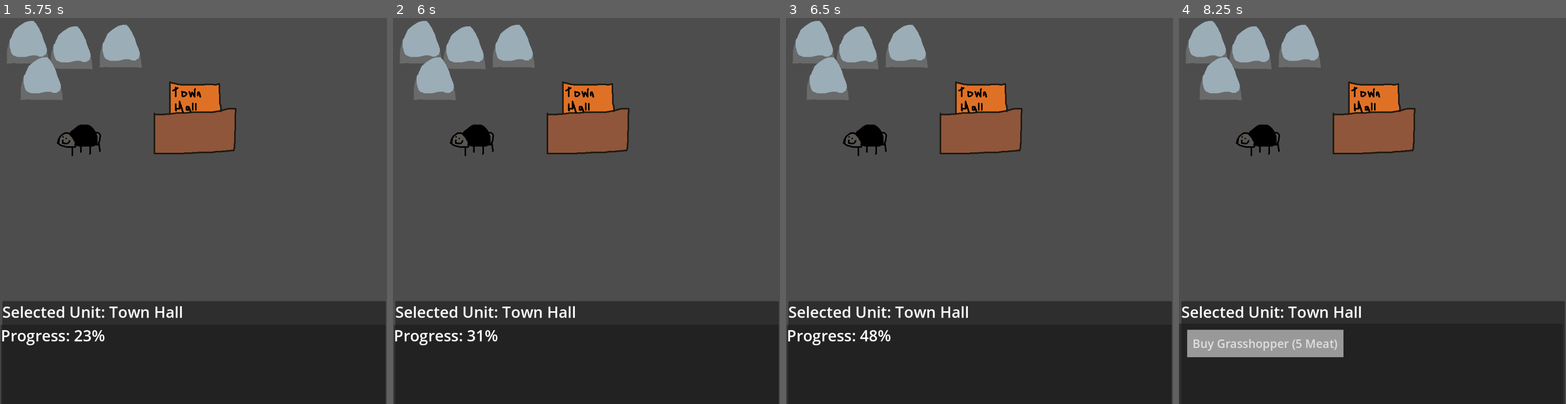
Above: before the commit, frames 1-4 (left to right).
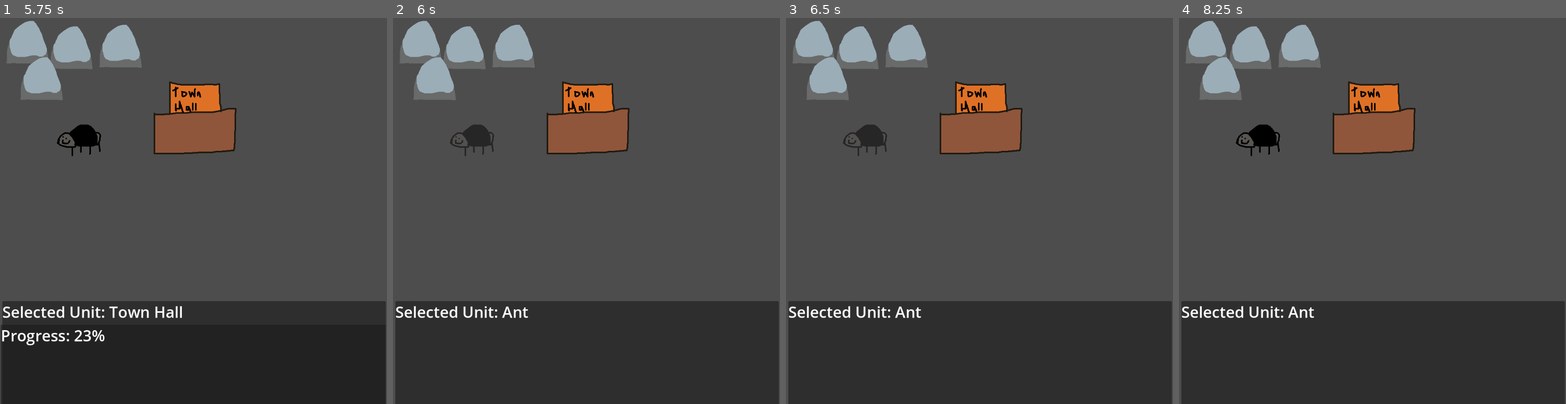
Above: after the commit, the same moments.

Repository: johnfn/LD52
Game: Godot game, scene res://root.tscn
Two runs of this game, one before a commit and one after it. Both use one fixed random seed, a clock stepped at 60 frames per second and the inputs below.
Inputs (mouse positions are in pixels of both pictures, inside the frame that each line leads up to):
- Up to frame 1 (5.75 s): tap Enter at 0.5 s; move the mouse to (197, 118) at 0.52 s; click (197, 118) at 0.67 s; click "Buy Grasshopper (5 Meat)" at 1.25 s; move the mouse to (116, 230) at 2.02 s; click (116, 230) at 2.17 s; move the mouse to (232, 126) at 2.77 s; click (232, 126) at 2.92 s; move the mouse to (174, 288) at 3.52 s; click (174, 288) at 3.67 s; move the mouse to (309, 268) at 4.27 s; click (309, 268) at 4.42 s; click "Buy Grasshopper (5 Meat)" at 5 s
- Up to frame 2 (6 s): move the mouse to (470, 153) at 5.77 s; click (470, 153) at 5.92 s
- Up to frame 3 (6.5 s): no input
- Up to frame 4 (8.25 s): move the mouse to (1391, 211) at 6.52 s; click (1391, 211) at 6.67 s; move the mouse to (1314, 114) at 7.27 s; click (1314, 114) at 7.42 s; move the mouse to (1457, 191) at 8.02 s; click (1457, 191) at 8.17 s

Frame 1 is identical in both runs. In frame 2, 1.1% of the frame differs, in the area x 0-47%, y 27-100%; in frame 3, 1.1%; in frame 4, 3.3%, in the area x 0-47%, y 74-100%.

Commit message:
Select ant

Diff:
--- /dev/null
+++ b/Ant.gd
@@ -0,0 +1,22 @@
+extends Sprite2D
+
+@onready
+var shape = $Area
+
+@onready
+var ui_panel = $"/root/Root/UiPanel"
+
+var unit_name = "Ant"
+
+func _ready():
+  shape.connect("mouse_entered", func ():
+    self.modulate.a = 0.5
+  )
+
+  shape.connect("mouse_exited", func ():
+    self.modulate.a = 1
+  )
+
+  shape.connect("mouse_button_pressed", func (pos):
+    ui_panel.select(self)
+  )
--- a/TownHall.gd
+++ b/TownHall.gd
@@ -36,7 +36,8 @@
       build_time = 0
 
 func buy_unit(name: String):
-  status = "Building"
+  if name == "Grasshopper":
+    status = "Building"
 
-  build_progress = 0
-  build_time = 3
+    build_progress = 0
+    build_time = 3
--- a/root.tscn
+++ b/root.tscn
@@ -1,9 +1,10 @@
-[gd_scene load_steps=10 format=3 uid="uid://b2ioxh4mhw6y2"]
+[gd_scene load_steps=11 format=3 uid="uid://b2ioxh4mhw6y2"]
 
 [ext_resource type="Script" path="res://Map.gd" id="1_6y1nh"]
 [ext_resource type="Texture2D" uid="uid://da4wt66vugmy" path="res://assets/rock.png" id="1_hrow8"]
 [ext_resource type="Texture2D" uid="uid://mvp7k68868ra" path="res://assets/ant.png" id="3_a6xmt"]
 [ext_resource type="Texture2D" uid="uid://c0jfuwkt6bp3l" path="res://assets/town_hall.png" id="4_a8vu0"]
+[ext_resource type="Script" path="res://Ant.gd" id="4_oaqor"]
 [ext_resource type="Script" path="res://TownHall.gd" id="5_24mp2"]
 [ext_resource type="Script" path="res://ClickableArea2D.gd" id="6_hqid7"]
 [ext_resource type="Script" path="res://UiPanel.gd" id="6_o2q21"]
@@ -41,6 +42,15 @@
 [node name="Ant" type="Sprite2D" parent="."]
 position = Vector2(199, 335)
 texture = ExtResource("3_a6xmt")
+script = ExtResource("4_oaqor")
+
+[node name="Area" type="Area2D" parent="Ant"]
+position = Vector2(5, 10)
+script = ExtResource("6_hqid7")
+
+[node name="CollisionShape" type="CollisionShape2D" parent="Ant/Area"]
+position = Vector2(9, -12)
+shape = SubResource("RectangleShape2D_anmcy")
 
 [node name="TownHall" type="Sprite2D" parent="."]
 position = Vector2(500, 275)
